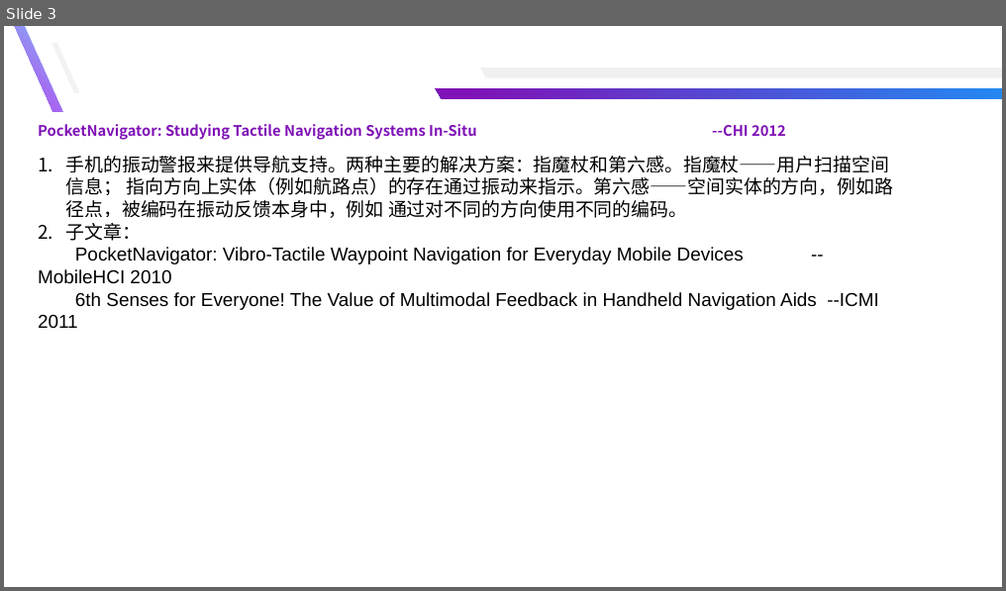
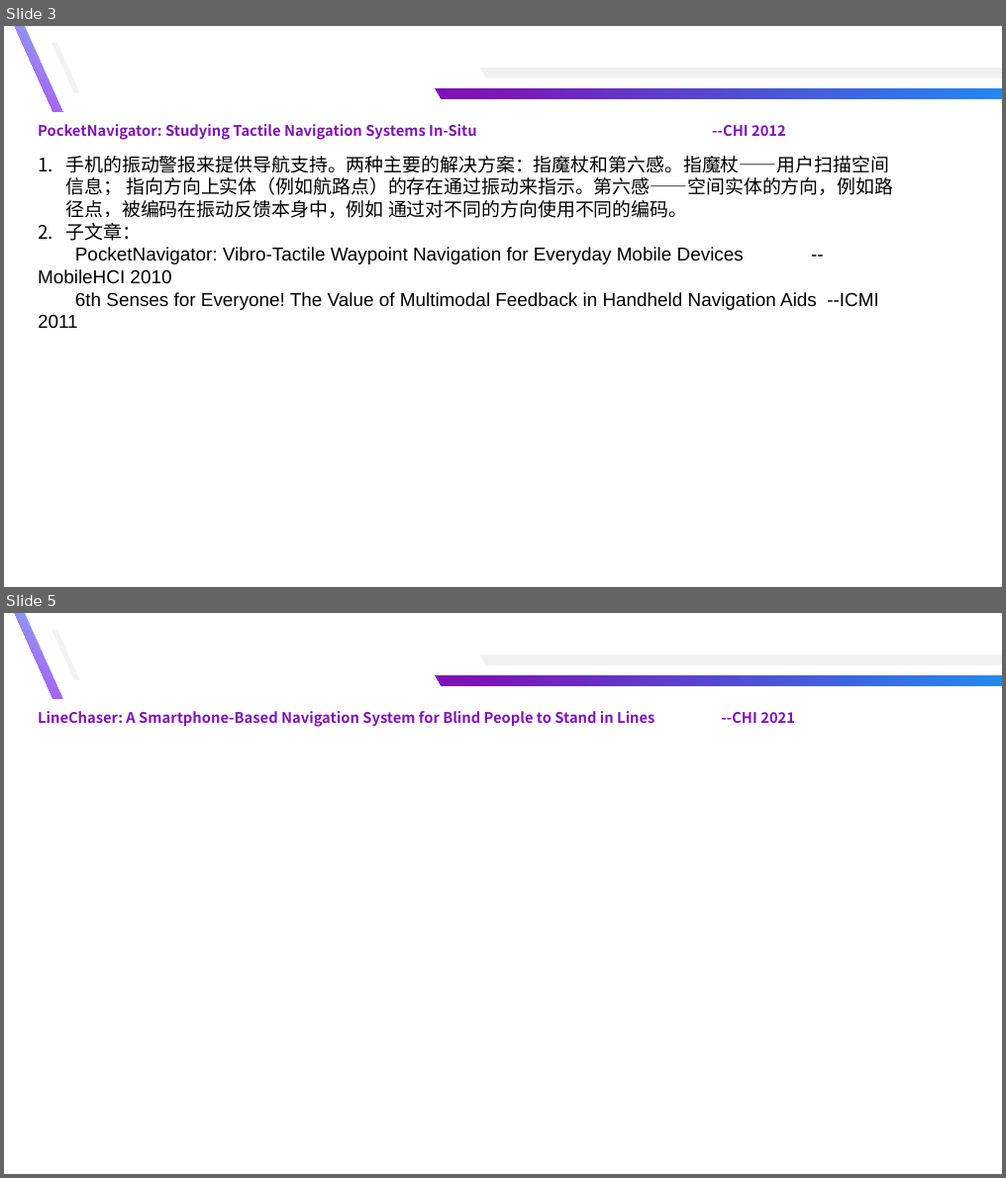
Before and after one commit to yuyongsong/Paper, a slide deck: 记录.pptx. Shown one above the other, each under a label of ours: slide 3 before the commit, slides 3 and 5 after it; the slides between them are not shown. The pictures are 1006x591 and 1006x1178 pixels, drawn with LibreOffice and Linux fonts; fonts in the diff are those of the drawing. Boxes give left, top, right and bottom in pixels: in the first picture for what was removed or moved away, otherwise in the second. Text is boxed around its words. In the diff, an @@ line names an element or a change of style, - is before the commit and + after.

```diff
--- a/记录.pptx
+++ b/记录.pptx
@@ slide 5 added at (4,613,1002,1174), background #FFFFFF @@
@@ freeform shape added at (15,613,62,699), fill gradient #81BDF8 to #B543ED @@
@@ freeform shape added at (52,630,80,679), fill #F2F2F2 @@
@@ freeform shape added at (480,655,1002,665), fill #F0F0F0 @@
@@ freeform shape added at (436,676,1002,686), fill gradient #228AF2 to #7F12B6 @@
@@ text added at (38,711,795,727), 14 pt, text #7F12B6, bold @@
+LineChaser: A Smartphone-Based Navigation System for Blind People to Stand in Lines --CHI 2021
```
Also in this commit, not shown: 1 other slide added, 1 slide removed, 17 other files.
